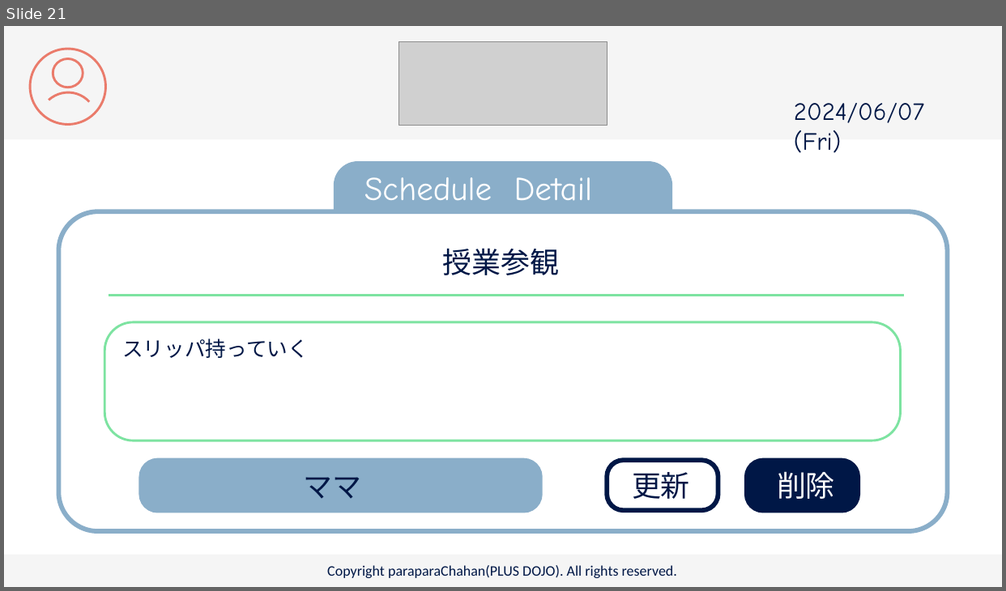
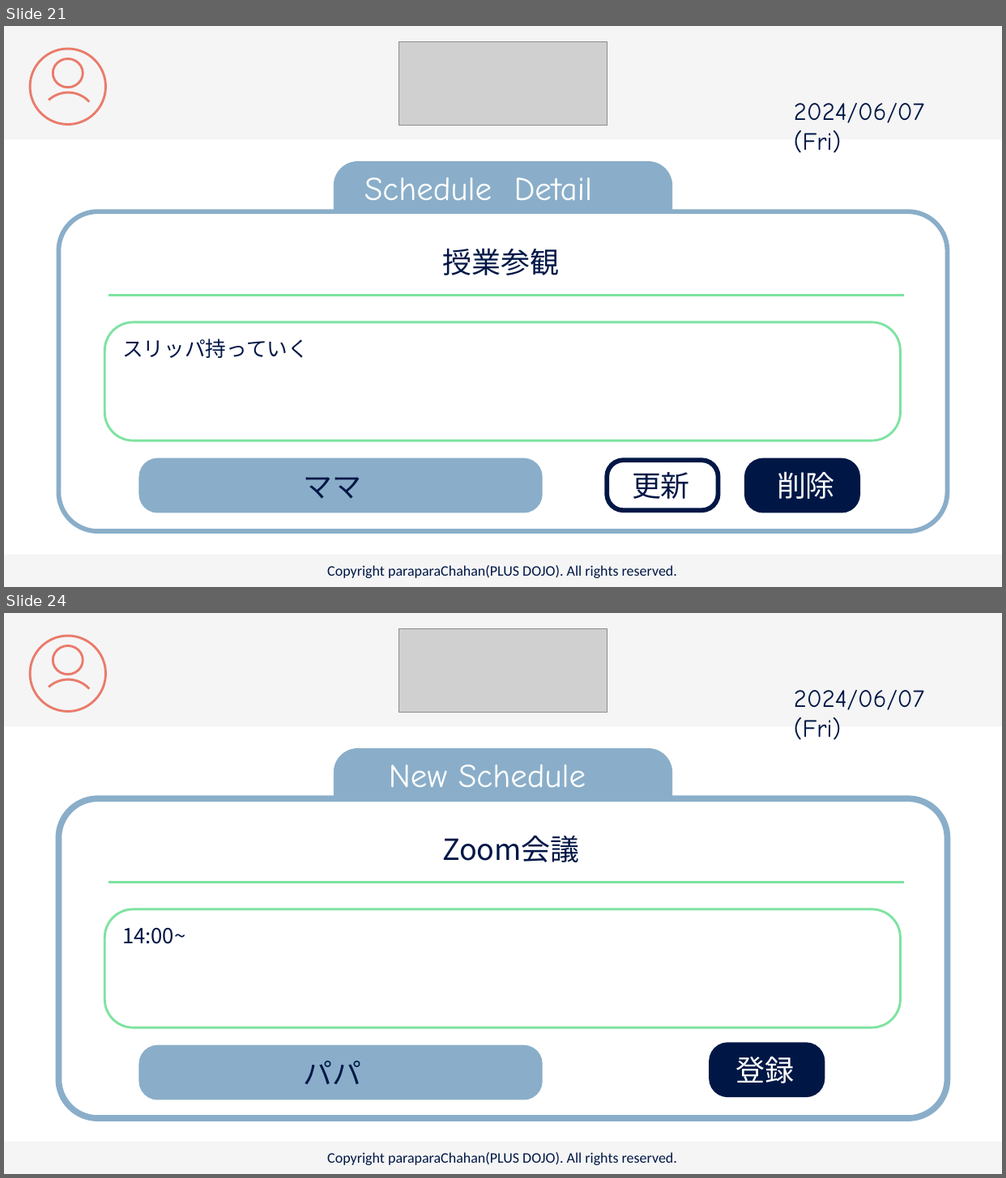
Before and after one commit to plusdojo2024/C2, a slide deck: doc/13_外部設計/famiLink 画面デザイン.pptx. Shown one above the other, each under a label of ours: slide 21 before the commit, slides 21 and 24 after it; the slides between them are not shown. The pictures are 1006x591 and 1006x1178 pixels, drawn with LibreOffice and Linux fonts; fonts in the diff are those of the drawing; grey boxes stand for pictures. Boxes give left, top, right and bottom in pixels: in the first picture for what was removed or moved away, otherwise in the second. Text is boxed around its words. In the diff, an @@ line names an element or a change of style, - is before the commit and + after.

```diff
--- a/doc/13_外部設計/famiLink 画面デザイン.pptx
+++ b/doc/13_外部設計/famiLink 画面デザイン.pptx
@@ slide 24 added at [4, 613, 1002, 1174], background #FFFFFF @@
@@ rectangle added at [4, 613, 1002, 726], fill #F5F5F5 @@
@@ ellipse added at [30, 636, 106, 711], outline #EA7B6B 2.25 pt @@
@@ picture added at [399, 629, 607, 713] @@
@@ ellipse added at [53, 646, 83, 675], outline #EA7B6B 2.25 pt @@
@@ arc (boxed as its full ellipse) added at [27, 667, 108, 748], outline #EA7B6B 2.25 pt @@
@@ text added at [794, 690, 924, 740], 24 pt, text #001746 @@
+2024/06/07 (Fri)
@@ round same rect added at [334, 748, 671, 796], fill #8AAEC9, outline #8AAEC9 1 pt @@
@@ text added at [389, 764, 586, 787], 32 pt, text #FFFFFF @@
+New Schedule
@@ rounded rectangle added at [58, 798, 948, 1118], outline #8AAEC9 6 pt @@
@@ text added at [442, 836, 579, 862], 28 pt, text #001746 @@
+Zoom会議
@@ line added from (108, 883) to (905, 883), #7DE3A1 2.25 pt @@
@@ rounded rectangle added at [104, 909, 900, 1028], outline #7DE3A1 2.25 pt @@
@@ text added at [122, 928, 185, 944], 20 pt, text #001746 @@
+14:00~
@@ rounded rectangle added at [141, 1048, 540, 1098], fill #8AAEC9, outline #8AAEC9 4.5 pt @@
@@ rounded rectangle added at [711, 1045, 823, 1095], fill #001746, outline #001746 4.5 pt @@
@@ text added at [304, 1061, 362, 1084], 28 pt, text #001746 @@
+パパ
@@ text added at [736, 1056, 795, 1084], 28 pt, text #FFFFFF @@
+登録
@@ rectangle added at [4, 1142, 1002, 1174], fill #F5F5F5 @@
@@ text added at [327, 1152, 677, 1165], 14 pt, text #001746 @@
+Copyright paraparaChahan(PLUS DOJO). All rights reserved.
```
Also in this commit, not shown: 3 other slides added.
